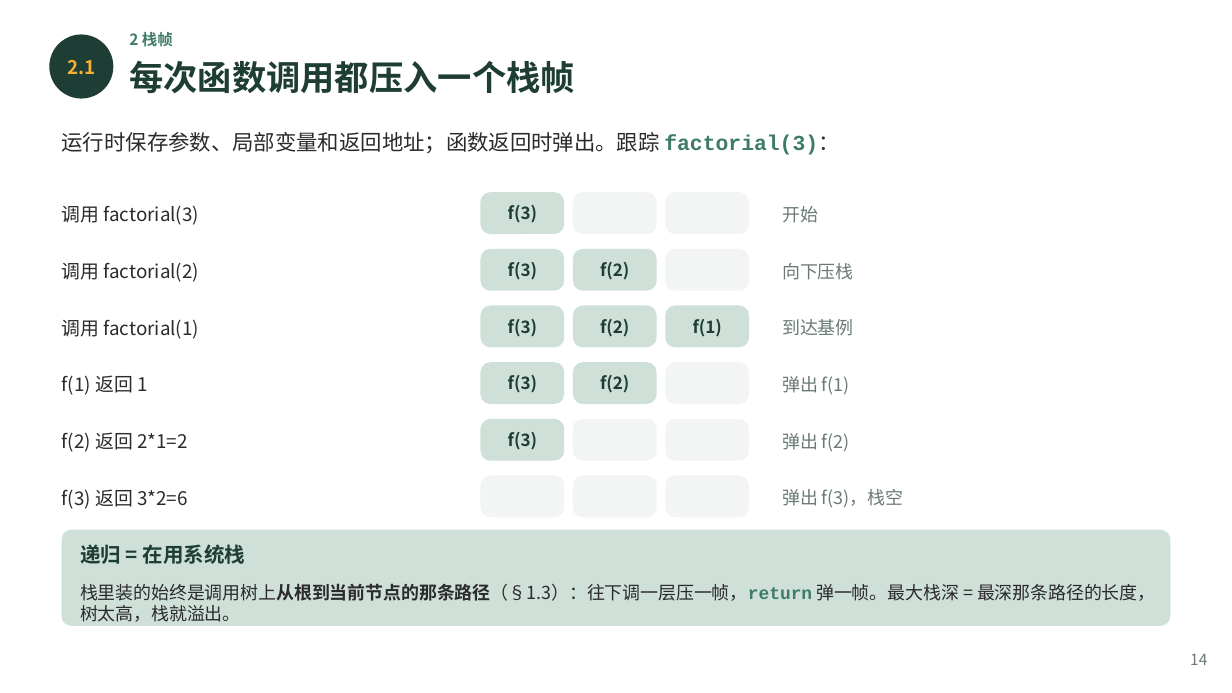
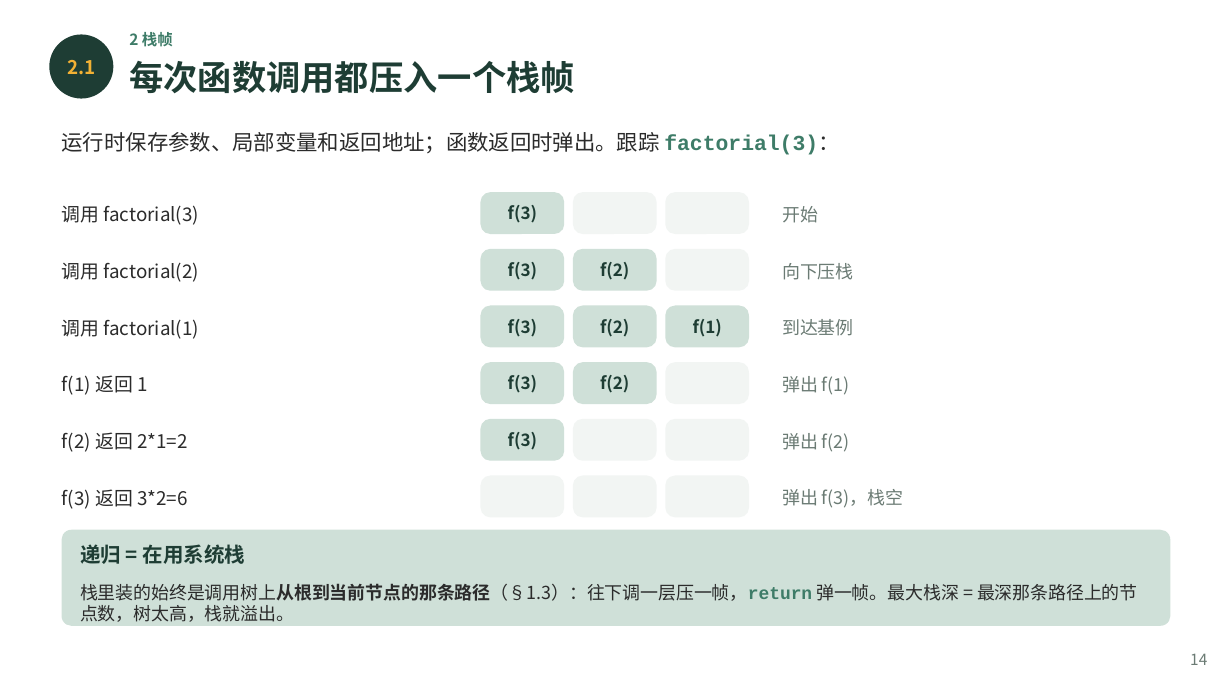
Before and after one commit to GMyhf/2026fall-cs101, a slide deck: slide 14 of courseware/202610_ADS_W08_Recursion.pptx. Drawn at 1232x693 pixels with LibreOffice and Linux fonts; fonts in the diff are those of the drawing. Boxes give left, top, right and bottom in pixels: in the first picture for what was removed or moved away, otherwise in the second. Text is boxed around its words. In the diff, an @@ line names an element or a change of style, - is before the commit and + after.

```diff
--- a/courseware/202610_ADS_W08_Recursion.pptx
+++ b/courseware/202610_ADS_W08_Recursion.pptx
@@ text at (x1=80, y1=583, x2=1138, y2=622): text changed @@
-栈里装的始终是调用树上从根到当前节点的那条路径（§1.3）：往下调一层压一帧，return 弹一帧。最大栈深 = 最深那条路径的长度，树太高，栈就溢出。
+栈里装的始终是调用树上从根到当前节点的那条路径（§1.3）：往下调一层压一帧，return 弹一帧。最大栈深 = 最深那条路径上的节点数，树太高，栈就溢出。
```
Also in this commit, not shown: 1 other slide changed, 11 other files.
